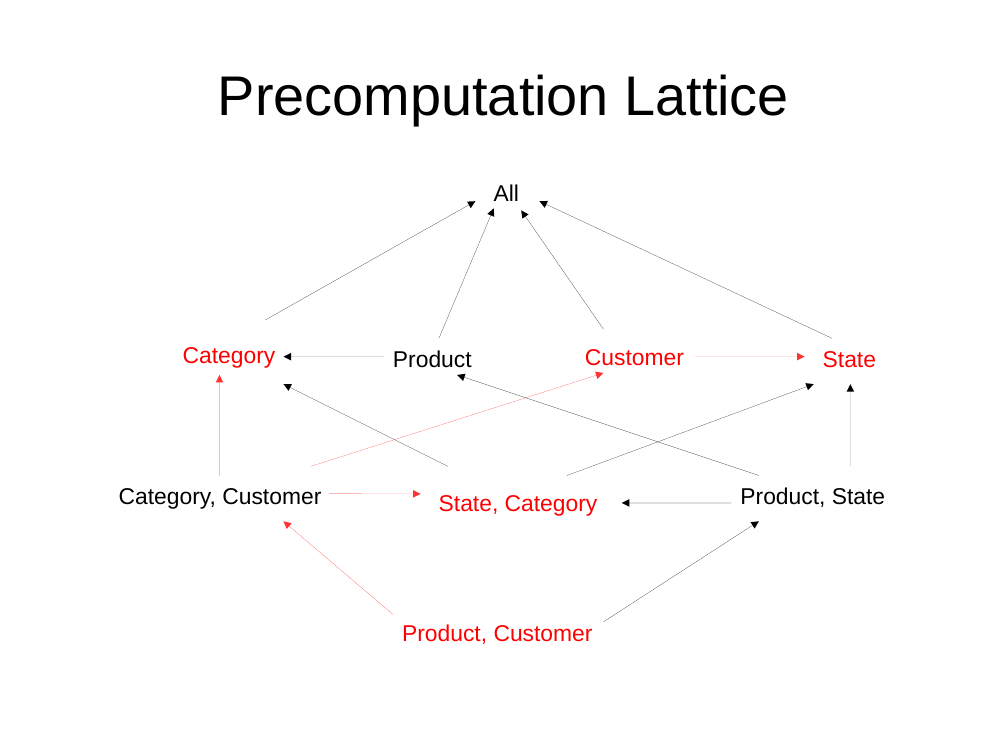
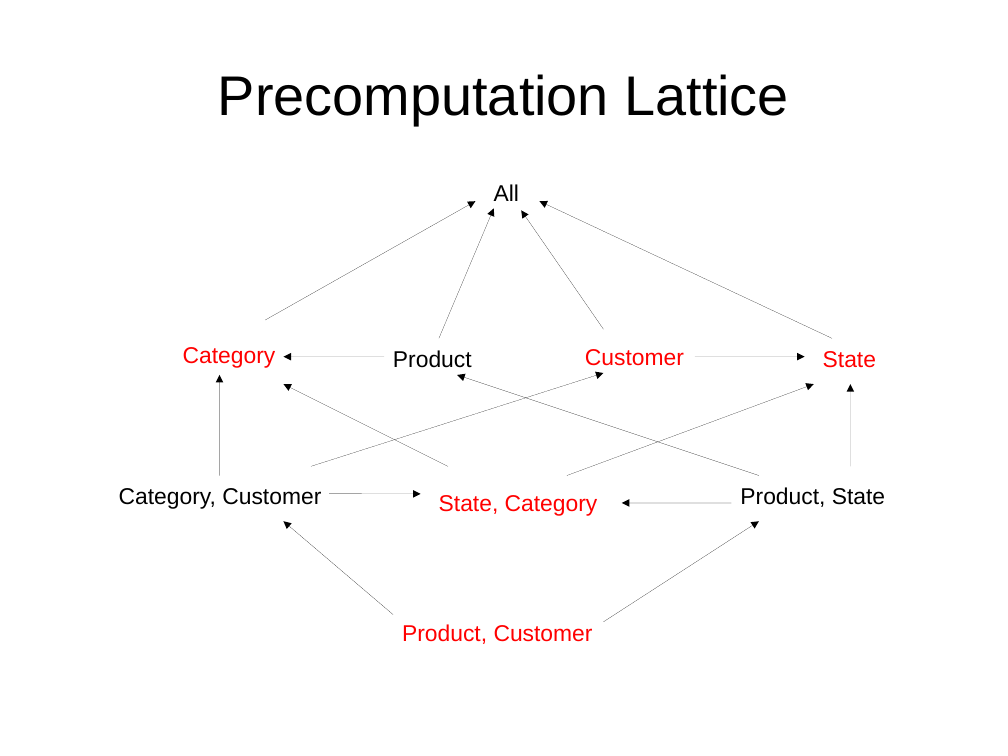
Before and after one commit to afcarl/dse201_final, a slide deck: slide 4 of dse201_final_report.odp. Drawn at 1008x756 pixels with LibreOffice and Linux fonts; fonts in the diff are those of the drawing. Boxes give left, top, right and bottom in pixels: in the first picture for what was removed or moved away, otherwise in the second. Text is boxed around its words. In the diff, an @@ line names an element or a change of style, - is before the commit and + after.

```diff
--- a/dse201_final_report.odp
+++ b/dse201_final_report.odp
@@ arrow (695, 357) - (805, 357): stroke #FF3333 0 pt to #000000 0 pt @@
@@ arrow (220, 476) - (220, 375): stroke #FF3333 0 pt to #000000 0 pt @@
@@ arrow (311, 466) - (604, 373): stroke #FF3333 0 pt to #000000 0 pt @@
@@ arrow (329, 494) - (421, 494): stroke #FF3333 0 pt to #000000 0 pt @@
@@ arrow (393, 615) - (284, 521): stroke #FF3333 0 pt to #000000 0 pt @@
```
Also in this commit, not shown: 1 other slide changed, 7 slides added, 3 slides removed, 2 other files.
